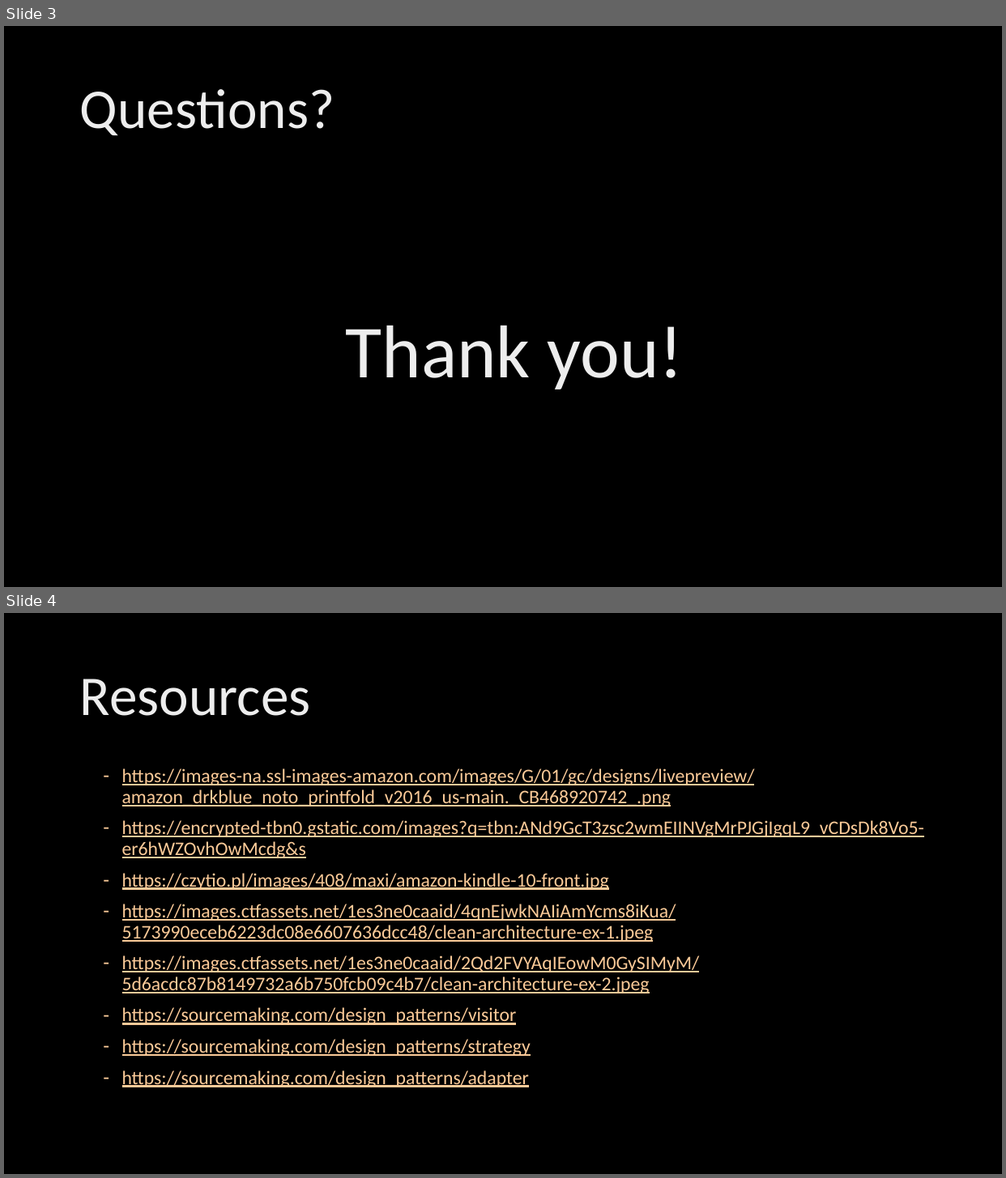
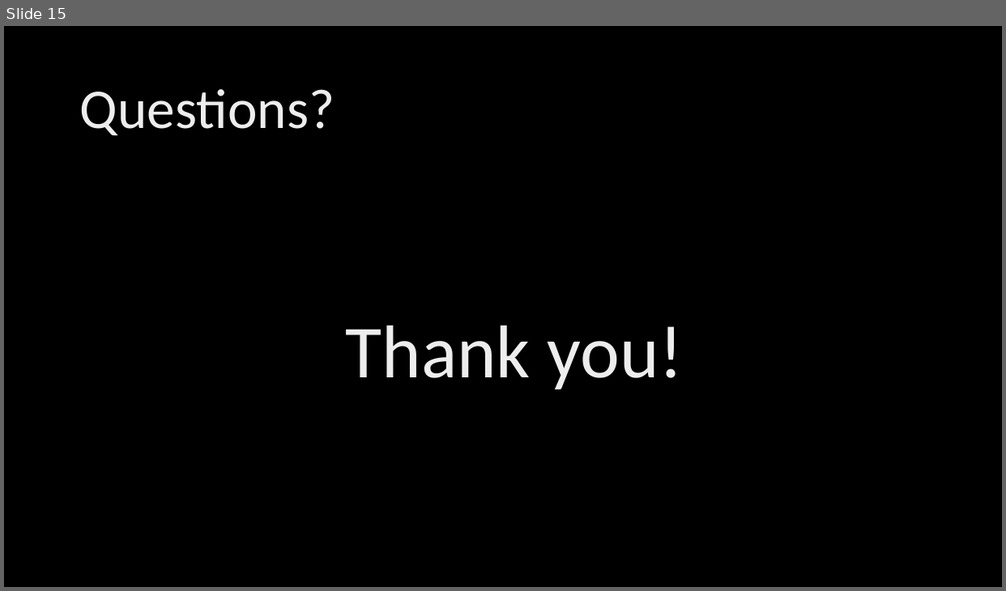
Before and after one commit to KonradGalczynski/Learning, a slide deck: ContractDistribution/ContractDistribution.pptx. Shown one above the other, each under a label of ours: slides 3 and 4 before the commit, slide 15 after it. The pictures are 1006x1178 and 1006x591 pixels, drawn with LibreOffice and Linux fonts; fonts in the diff are those of the drawing; background and template pictures are left out. Boxes give left, top, right and bottom in pixels: in the first picture for what was removed or moved away, otherwise in the second. Text is boxed around its words. In the diff, an @@ line names an element or a change of style, - is before the commit and + after.

```diff
--- a/ContractDistribution/ContractDistribution.pptx
+++ b/ContractDistribution/ContractDistribution.pptx
@@ slide 4 removed at bbox=[4, 613, 1002, 1174], background picture (left out) @@
@@ title removed at bbox=[80, 679, 311, 716] @@
-Resources
@@ text removed at bbox=[122, 769, 924, 1088] @@
-– https://images-na.ssl-images-amazon.com/images/G/01/gc/designs/livepreview/amazon_drkblue_noto_printfold_v2016_us-main._CB468920742_.png
-– https://encrypted-tbn0.gstatic.com/images?q=tbn:ANd9GcT3zsc2wmEIINVgMrPJGjIgqL9_vCDsDk8Vo5-er6hWZOvhOwMcdg&s
-– https://czytio.pl/images/408/maxi/amazon-kindle-10-front.jpg
-– https://images.ctfassets.net/1es3ne0caaid/4qnEjwkNAIiAmYcms8iKua/5173990eceb6223dc08e6607636dcc48/clean-architecture-ex-1.jpeg
-– https://images.ctfassets.net/1es3ne0caaid/2Qd2FVYAqIEowM0GySIMyM/5d6acdc87b8149732a6b750fcb09c4b7/clean-architecture-ex-2.jpeg
-– https://sourcemaking.com/design_patterns/visitor
-– https://sourcemaking.com/design_patterns/strategy
-– https://sourcemaking.com/design_patterns/adapter
@@ what was slide 3 is now slide 15 @@
```
Also in this commit, not shown: 14 slides added, 1 other slide removed.
